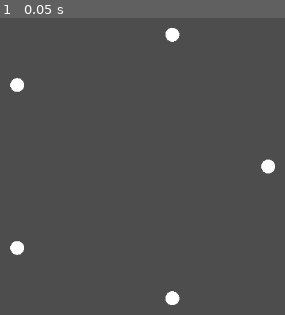
Above: before the commit, frame 1.
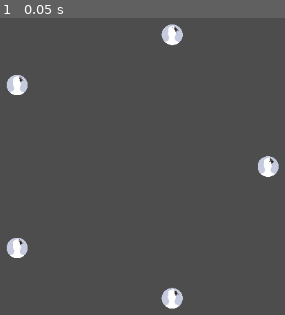
Above: after the commit, the same moment.

Repository: Pikachuxxxx/social-loops-gmtk
Game: Godot game, scene res://Scenes/main.tscn
Two runs of this game, one before a commit and one after it. Both use one fixed random seed, a clock stepped at 60 frames per second and the inputs below. Before the commit the project starts from res://main.tscn.
Inputs:
- Up to frame 1 (0.05 s): no input

The runs differ from the first frame. In frame 1, 1.6% of the frame differs, in the area x 2-98%, y 2-98%.

Commit message:
add def prof pic and organize stuff to commence starting work

Diff:
--- /dev/null
+++ b/Scenes/main.tscn
@@ -0,0 +1,8 @@
+[gd_scene load_steps=2 format=3 uid="uid://dcqben84wg4cm"]
+
+[ext_resource type="Script" uid="uid://dh2c3yewo2rj0" path="res://Scripts/main.gd" id="1_bo1nx"]
+
+[node name="Node2D" type="Node2D"]
+script = ExtResource("1_bo1nx")
+
+[node name="ZuckAlg" type="Node" parent="."]
--- /dev/null
+++ b/Scenes/node.tscn
@@ -0,0 +1,18 @@
+[gd_scene load_steps=4 format=3 uid="uid://cy5xqd3qkusq5"]
+
+[ext_resource type="Script" uid="uid://03mqv4t3anld" path="res://Scripts/node.gd" id="1_5g7os"]
+[ext_resource type="Texture2D" uid="uid://bjtvpqne35bbd" path="res://Textures/ProfilePicDefAlpha.png" id="2_6b8r6"]
+
+[sub_resource type="CircleShape2D" id="CircleShape2D_j2q8x"]
+radius = 15.0
+
+[node name="Node" type="StaticBody2D"]
+script = ExtResource("1_5g7os")
+
+[node name="NodeCollisionShape2D" type="CollisionShape2D" parent="."]
+shape = SubResource("CircleShape2D_j2q8x")
+
+[node name="Sprite2D" type="Sprite2D" parent="."]
+position = Vector2(-0.499999, 0)
+scale = Vector2(0.0783333, 0.078373)
+texture = ExtResource("2_6b8r6")
--- a/main.gd
+++ b/Scripts/main.gd
@@ -1,8 +1,7 @@
 extends Node2D
 
-const nodeScene: PackedScene = preload("res://node.tscn")
+const nodeScene: PackedScene = preload("res://Scenes/node.tscn")
 var nodes: Array[MyNode] = []
-
 var groups: Array[Group] = []
 
 const groupColors: Array[Color] = [Color.GREEN, Color.BLUE, Color.ORANGE, Color.DEEP_PINK, Color.BLUE_VIOLET]
--- a/main.tscn
+++ /dev/null
@@ -1,6 +0,0 @@
-[gd_scene load_steps=2 format=3 uid="uid://dcqben84wg4cm"]
-
-[ext_resource type="Script" uid="uid://dh2c3yewo2rj0" path="res://main.gd" id="1_ig7tw"]
-
-[node name="Node2D" type="Node2D"]
-script = ExtResource("1_ig7tw")
--- a/node.tscn
+++ /dev/null
@@ -1,12 +0,0 @@
-[gd_scene load_steps=3 format=3 uid="uid://cy5xqd3qkusq5"]
-
-[ext_resource type="Script" uid="uid://03mqv4t3anld" path="res://node.gd" id="1_sy5k4"]
-
-[sub_resource type="CircleShape2D" id="CircleShape2D_j2q8x"]
-radius = 15.0
-
-[node name="Node" type="StaticBody2D"]
-script = ExtResource("1_sy5k4")
-
-[node name="NodeCollisionShape2D" type="CollisionShape2D" parent="."]
-shape = SubResource("CircleShape2D_j2q8x")
Renamed: Group.gd -> Scripts/Group.gd
Renamed: Group.gd.uid -> Scripts/Group.gd.uid
Renamed: main.gd.uid -> Scripts/main.gd.uid
Renamed: node.gd -> Scripts/node.gd
Renamed: node.gd.uid -> Scripts/node.gd.uid
Binary file added: Textures/ProfilePicDefAlpha.png
Not shown, added: Textures/ProfilePicDefAlpha.png.import
